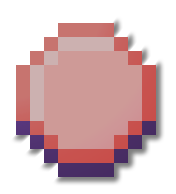
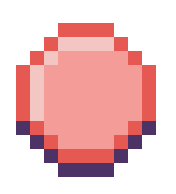
The second 176x194 image is a revision of the first. Changes to its layers:
hid "Layer 2" over [11, 17, 165, 186]
